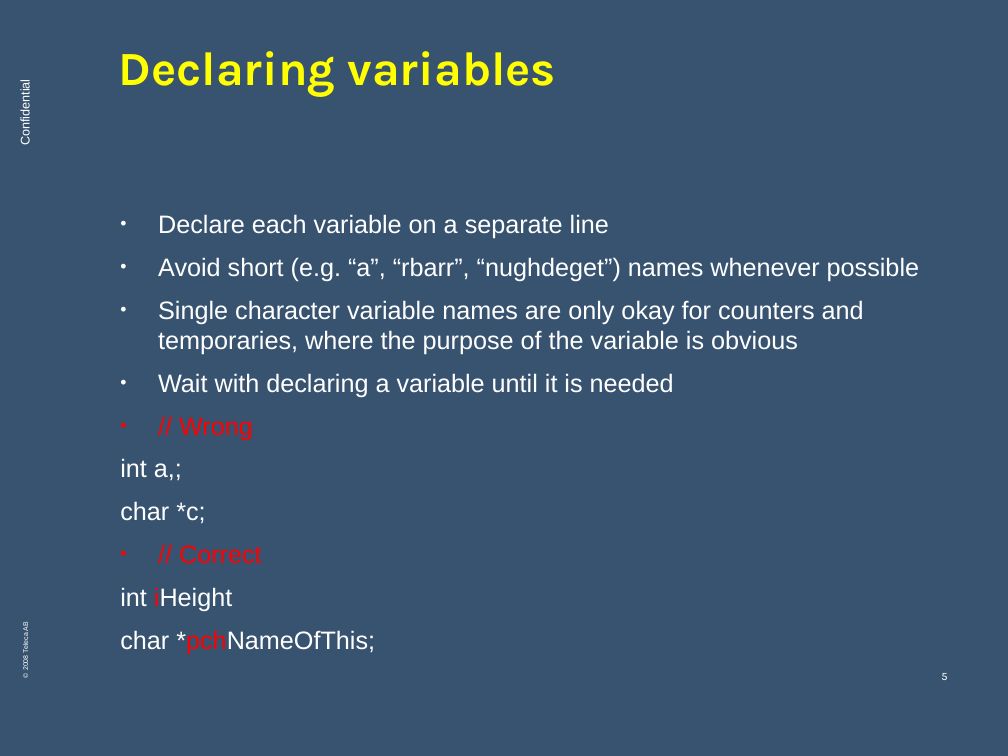
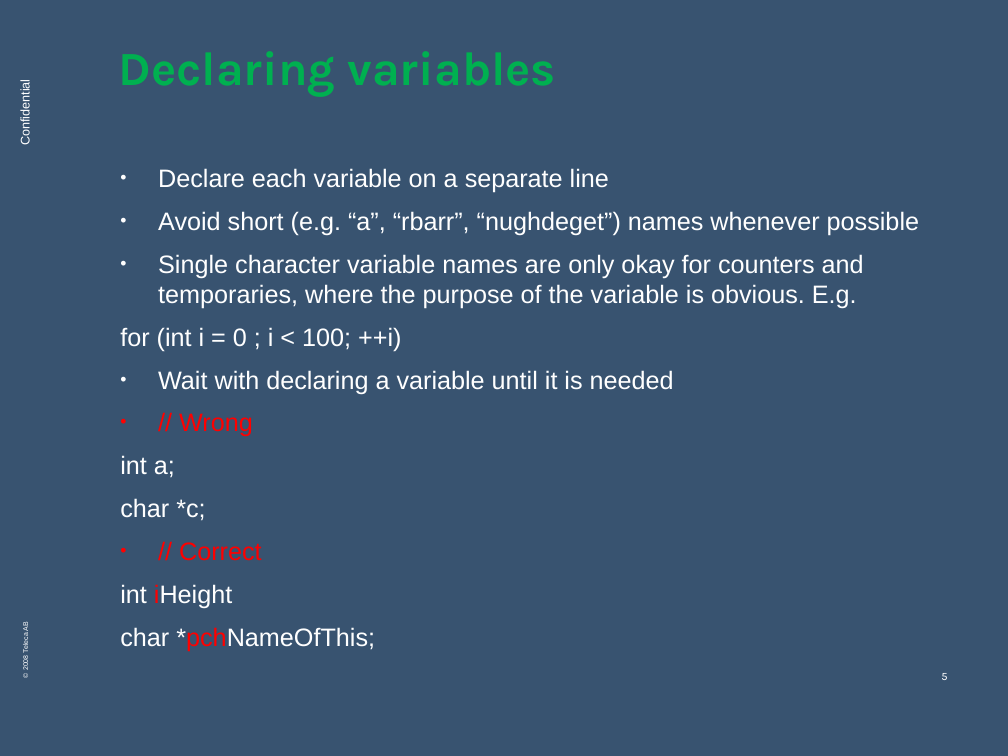
Before and after one commit to kref/mobileim, a slide deck: slide 5 of Personal_modle_file/Johnny_Liu/QT coding convention.ppt. Drawn at 1008x756 pixels with LibreOffice and Linux fonts; fonts in the diff are those of the drawing; background and template pictures are left out. Boxes give left, top, right and bottom in pixels: in the first picture for what was removed or moved away, otherwise in the second. Text is boxed around its words. In the diff, an @@ line names an element or a change of style, - is before the commit and + after.

```diff
--- a/Personal_modle_file/Johnny_Liu/QT coding convention.ppt
+++ b/Personal_modle_file/Johnny_Liu/QT coding convention.ppt
@@ title "Declaring variables" at box(109, 32, 946, 158): text colour #FFFF00 to #00B050 @@
@@ text "Declare each variable on a ...": place and size @@
-text "Declare each variable on a ..." at box(120, 214, 919, 655)
+text "Declare each variable on a ..." at box(120, 168, 919, 651)
@@ text at box(120, 254, 864, 351): text changed @@
-• Single character variable names are only okay for counters and temporaries, where the purpose of the variable is obvious
+• Single character variable names are only okay for counters and temporaries, where the purpose of the variable is obvious. E.g.
+for (int i = 0 ; i < 100; ++i)
@@ text at box(120, 455, 175, 478): text changed @@
-int a,;
+int a;
```
Also in this commit, not shown: 32 other slides changed, 5 other files.
